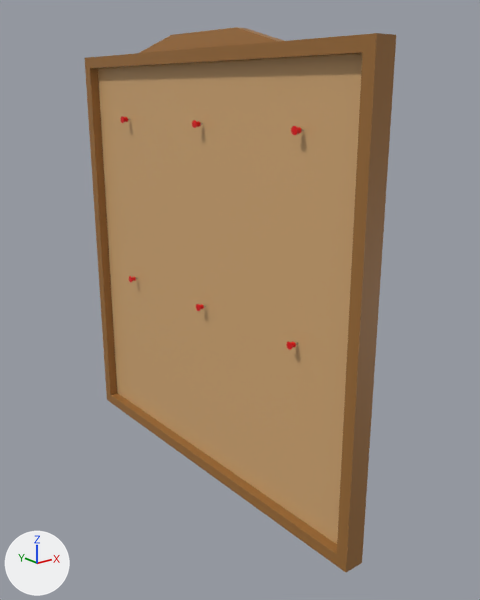
The glTF model assets/models/office/corkboard.glb as it was, and as the next commit left it.
Rendered twice from a camera (50 mm lens) standing at (-1.76, -2.32, 0.59) and looking at (0.1, 0.01, -0.34). Every picture has the same lights, and +X, +Y and +Z are marked at lower left. The older version comes first. Where no turn or scale is listed for an object, it has been applied to the vertices. Vertices at exactly the same position are counted once.
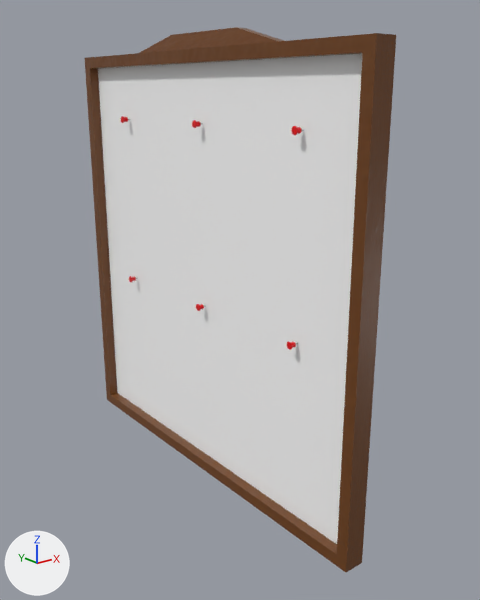
The newer file is also turned or shifted as a whole; pictures and numbers use the older file's frame.

What the commit changed:
Picture 'Ucupaint Material Color' (img_ucupaint_material_color) is new.
Picture 'Ucupaint Material Roughness' (img_ucupaint_material_roughness) is new.
Picture 'Ucupaint Material Normal' (img_ucupaint_material_normal) is new.
Material 'goodwood' (mat_goodwood) is new.
Uses the picture img_ucupaint_material_color.
Uses the picture img_ucupaint_material_normal.
Uses the picture img_ucupaint_material_roughness.
Material 'corkboard.001' (mat_corkboard_001) is new.
Its base color is (1.0, 1.0, 1.0) (white #ffffff).
me_cube_018 has 24 vertices, 44 faces and spans x -0.05..0.06, y -1.0..1.0, z -1.0..1.07.
me_cube_018 is used by ob_corkboard; location (-0.007, 0.141, -0.238).
me_cube_018 part 1: all 42 faces that had it switch from mat_lightwood (brown #9b6b35) to mat_goodwood.
me_cube_018 part 2: all 2 faces that had it switch from mat_corkboard (beige #d2a873) to mat_corkboard_001 (white #ffffff).
Mesh me_cylinder_023_1 is new.
It has 531 vertices, 1050 faces and spans x -0.011..0.058, y -1.282..0.017, z -0.017..0.017.
Faces by material slot: [1002, 48].
It uses material mat_red (red #e70007).
It uses material mat_steel (grey #aeaeae).
Mesh me_cylinder_022_1 is new.
It has 531 vertices, 1050 faces and spans x -0.011..0.058, y -1.282..0.017, z -0.017..0.017.
Faces by material slot: [1002, 48].
It uses material mat_red (red #e70007).
It uses material mat_steel (grey #aeaeae).
Object 'Cylinder.004' (ob_cylinder_004) is deleted.
Object 'Cylinder.005' (ob_cylinder_005) is deleted.
Object 'pushPin2' (ob_pushpin2) is new; it shows me_cylinder_023_1.
Its location is (-0.043, 0.768, -0.38).
Object 'pushPin' (ob_pushpin) is new; it shows me_cylinder_022_1.
Its location is (-0.043, 0.768, 0.456).

What differs and where, as boxes (x1, y1, x2, y2) in the pictures (480 x 600 px):
'Cylinder.004', deleted
    before: (121, 116, 303, 135)
    faces in mat_red (red #e70007): (121, 116, 302, 135)
'pushPin', added
    after: (121, 116, 303, 135)
    faces in mat_red (red #e70007): (121, 116, 302, 135)
'Cylinder.005', deleted
    before: (129, 276, 298, 350)
    faces in mat_red (red #e70007): (129, 276, 296, 350)
'pushPin2', added
    after: (129, 276, 298, 350)
    faces in mat_red (red #e70007): (129, 276, 296, 350)
part 1 of me_cube_018, recoloured
    both: (85, 27, 396, 572)
part 2 of me_cube_018, recoloured (beige to white)
    both: (98, 54, 362, 544)
